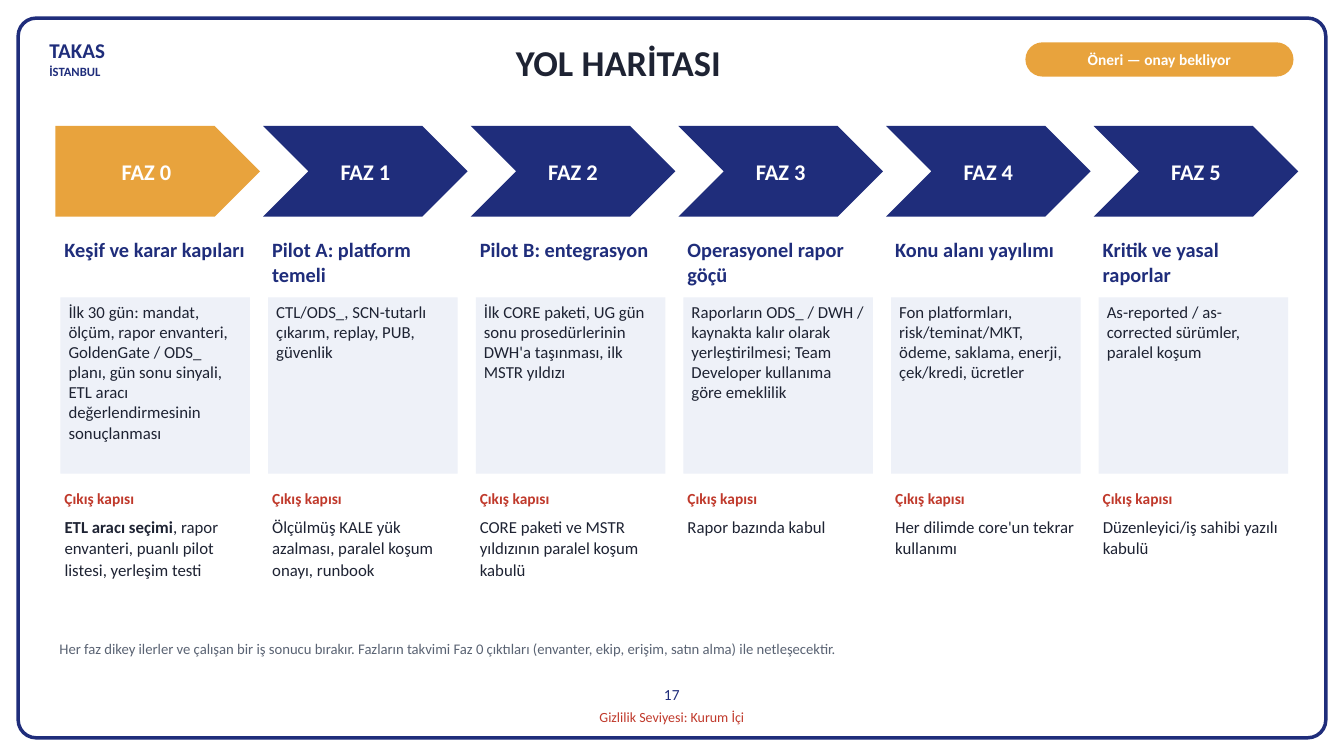
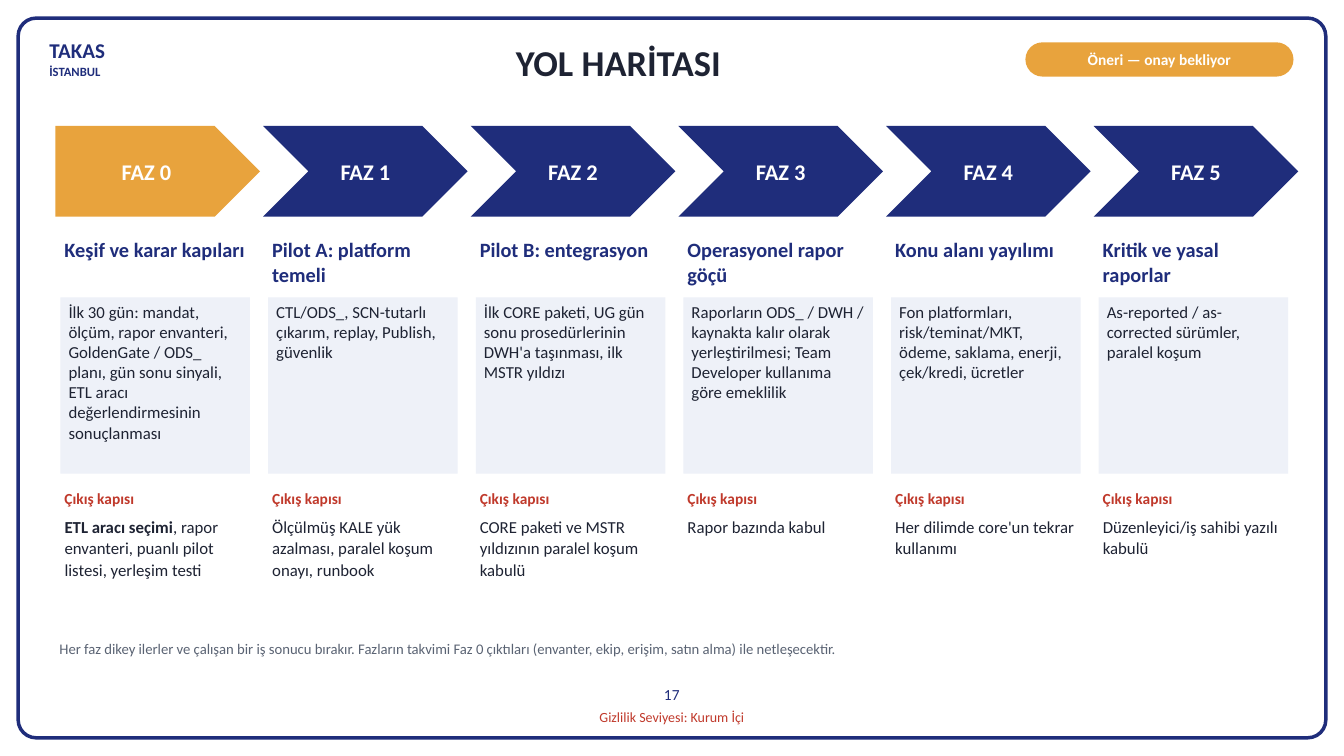
Before and after one commit to hanifidemirel0/Cursor-Projects, a slide deck: slide 17 of outputs/dwh-sunum-kasim-2026/5 - DWHSunum_Kasim2026.pptx. Drawn at 1344x756 pixels with LibreOffice and Linux fonts; fonts in the diff are those of the drawing. Boxes give left, top, right and bottom in pixels: in the first picture for what was removed or moved away, otherwise in the second. Text is boxed around its words. In the diff, an @@ line names an element or a change of style, - is before the commit and + after.

```diff
--- a/outputs/dwh-sunum-kasim-2026/5 - DWHSunum_Kasim2026.pptx
+++ b/outputs/dwh-sunum-kasim-2026/5 - DWHSunum_Kasim2026.pptx
@@ text in rectangle at (x1=276, y1=306, x2=436, y2=361): text changed @@
-CTL/ODS_, SCN-tutarlı çıkarım, replay, PUB, güvenlik
+CTL/ODS_, SCN-tutarlı çıkarım, replay, Publish, güvenlik
```
Also in this commit, not shown: 2 other slides changed, 2 other files.
